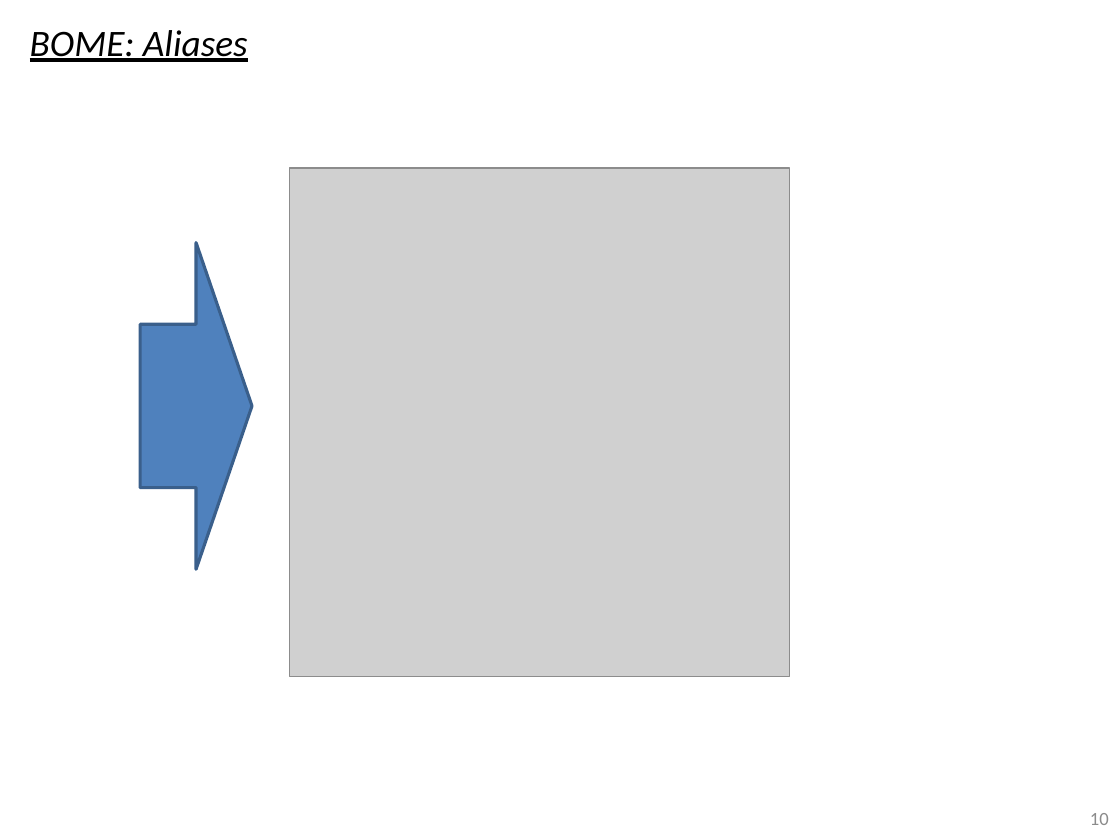
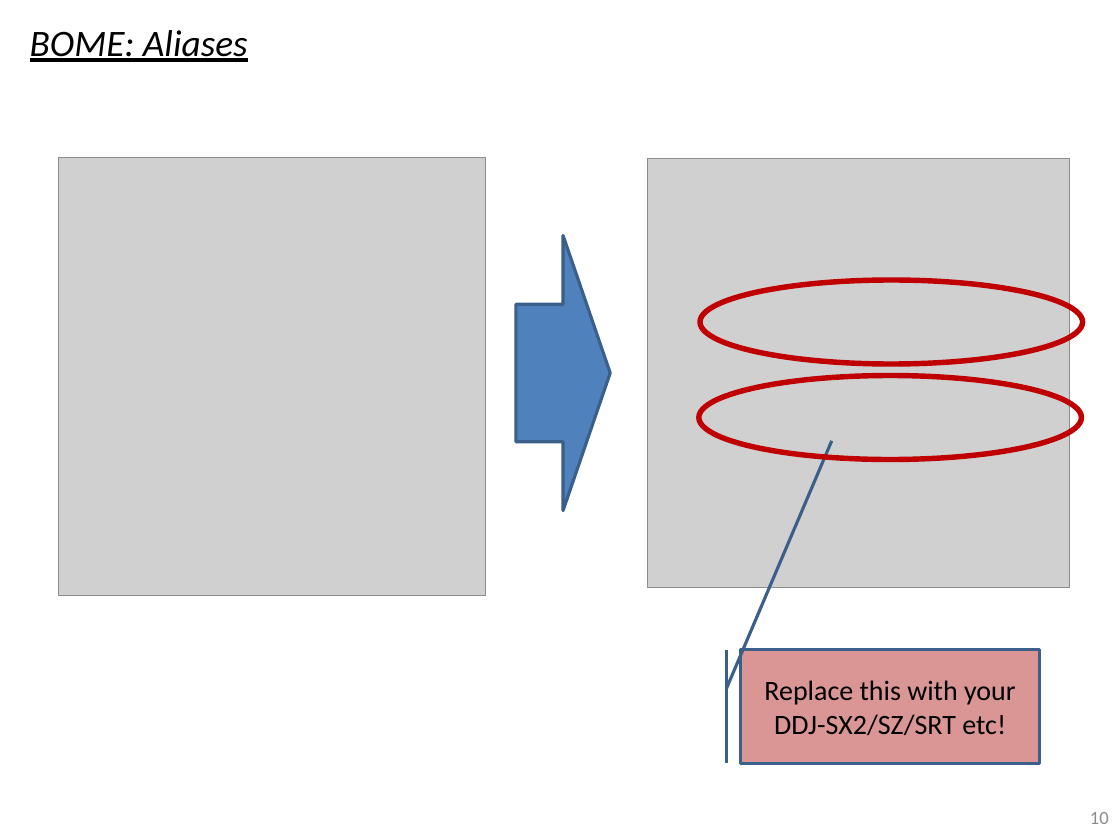
Before and after one commit to pestrela/music, a slide deck: slide 10 of traktor/mapping_ddj_1000/Support files/Source files/DDJ - BOME Installation Guide.pptx. Drawn at 1120x840 pixels with LibreOffice and Linux fonts; fonts in the diff are those of the drawing; grey boxes stand for pictures. Boxes give left, top, right and bottom in pixels: in the first picture for what was removed or moved away, otherwise in the second. Text is boxed around its words. In the diff, an @@ line names an element or a change of style, - is before the commit and + after.

```diff
--- a/traktor/mapping_ddj_1000/Support files/Source files/DDJ - BOME Installation Guide.pptx
+++ b/traktor/mapping_ddj_1000/Support files/Source files/DDJ - BOME Installation Guide.pptx
@@ picture added at [58,158,485,596] @@
@@ picture: place and size @@
-picture at [289,168,788,676]
+picture at [647,159,1070,587]
@@ right arrow: place and size @@
-right arrow at [140,243,252,570]
+right arrow at [516,235,610,511]
@@ ellipse added at [700,280,1083,364], outline #C00000 3.5 pt @@
@@ ellipse added at [699,375,1082,459], outline #C00000 3.5 pt @@
@@ accent border callout added at [740,650,1039,763], fill #D99694, outline #3A5F8C 2 pt, 18 pt, text #000000 @@
+Replace this with your DDJ-SX2/SZ/SRT etc!
```
Also in this commit, not shown: 17 other slides changed, 5 other files.
